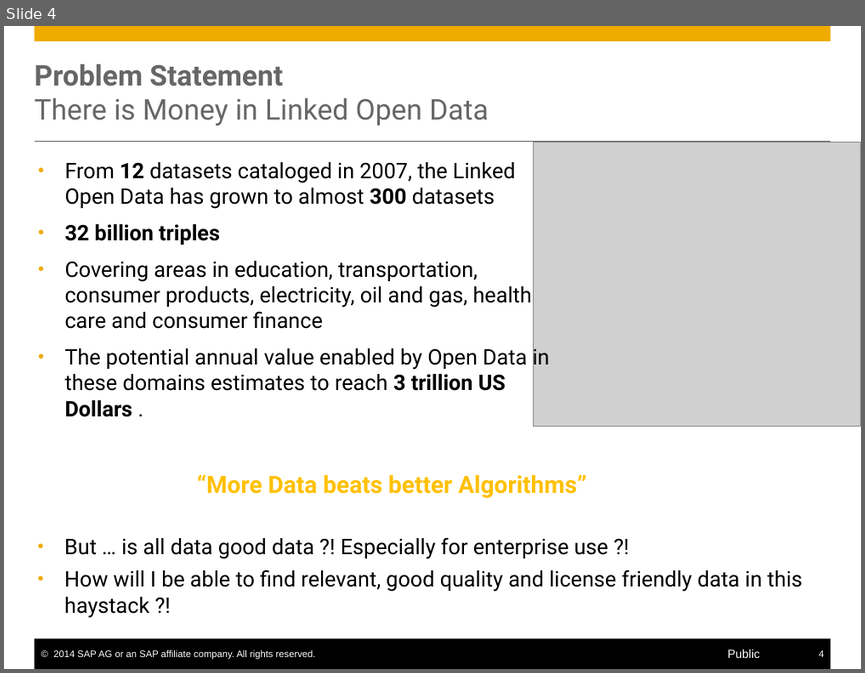
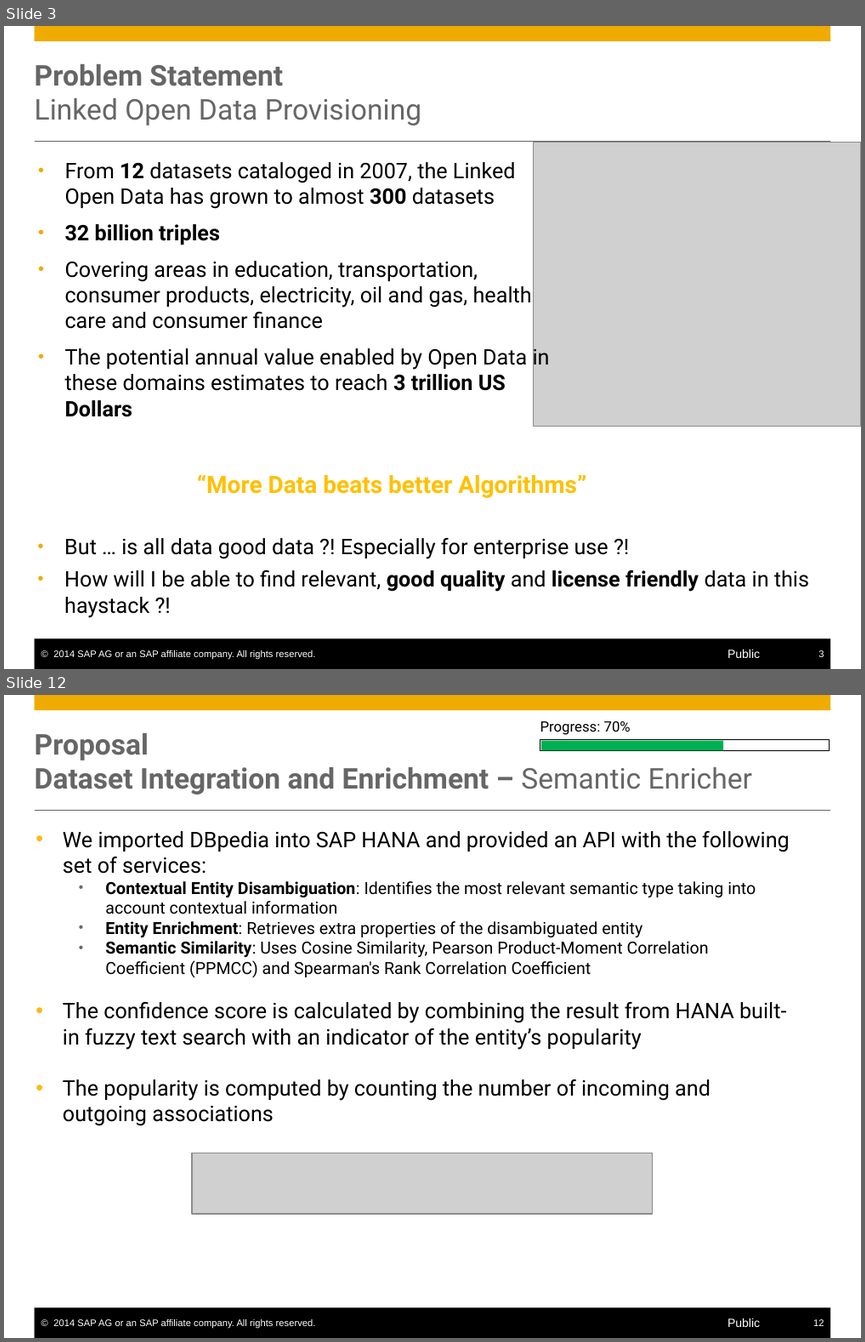
Before and after one commit to S-c-H-i-Z-o/PhD, a slide deck: Progress Reports CIFRE & Workplans/PhD Interim Report/presentation/Self-Service Data Provisioning through Semantic Enrichment of Data.pptx. Shown one above the other, each under a label of ours: slide 4 before the commit, slides 3 and 12 after it; the slides between them are not shown. The pictures are 865x673 and 865x1342 pixels, drawn with LibreOffice and Linux fonts; fonts in the diff are those of the drawing; grey boxes stand for pictures. Boxes give left, top, right and bottom in pixels: in the first picture for what was removed or moved away, otherwise in the second. Text is boxed around its words. In the diff, an @@ line names an element or a change of style, - is before the commit and + after.

```diff
--- a/Progress Reports CIFRE & Workplans/PhD Interim Report/presentation/Self-Service Data Provisioning through Semantic Enrichment of Data.pptx
+++ b/Progress Reports CIFRE & Workplans/PhD Interim Report/presentation/Self-Service Data Provisioning through Semantic Enrichment of Data.pptx
@@ slide 12 added at [4,695,861,1338], background #FFFFFF; not listed: 6 template elements that a slide beside it also shows @@
@@ title added at [35,733,752,794], 24 pt, text #666666, bold @@
+Proposal
+Dataset Integration and Enrichment – Semantic Enricher
@@ rectangle added at [540,739,829,751], fill #FFFFFF, outline #000000 0.5 pt @@
@@ text added at [540,721,630,735], 12 pt, text #000000 @@
+Progress: 70%
@@ rectangle added at [541,740,724,751], fill #00B050 @@
@@ text added at [63,831,789,1126], 14 pt, text #000000 @@
+  • We imported DBpedia into SAP HANA and provided an API with the following set of services:
+    • Contextual Entity Disambiguation: Identifies the most relevant semantic type taking into account contextual information
+    • Entity Enrichment: Retrieves extra properties of the disambiguated entity
+    • Semantic Similarity: Uses Cosine Similarity, Pearson Product-Moment Correlation Coefficient (PPMCC) and Spearman's Rank Correlation Coefficient
+  • The confidence score is calculated by combining the result from HANA built-in fuzzy text search with an indicator of the entity’s popularity
+  • The popularity is computed by counting the number of incoming and outgoing associations
@@ picture added at [192,1152,653,1213] @@
@@ what was slide 4 is now slide 3 @@
@@ slide 3 changed as well @@
@@ title at [35,64,421,125]: text changed @@
-Problem Statement
-There is Money in Linked Open Data
+Problem Statement
+Linked Open Data Provisioning
@@ text at [65,345,550,417]: text changed @@
-• The potential annual value enabled by Open Data in these domains estimates to reach 3 trillion US Dollars .
+• The potential annual value enabled by Open Data in these domains estimates to reach 3 trillion US Dollars
@@ text at [64,570,809,618]: bold on in "good quality license friendly" @@
@@ page number at [818,650,823,657]: text changed @@
-4
+3
```
Also in this commit, not shown: 16 other slides changed, 16 other slides added, 3 slides removed, 23 other files.
